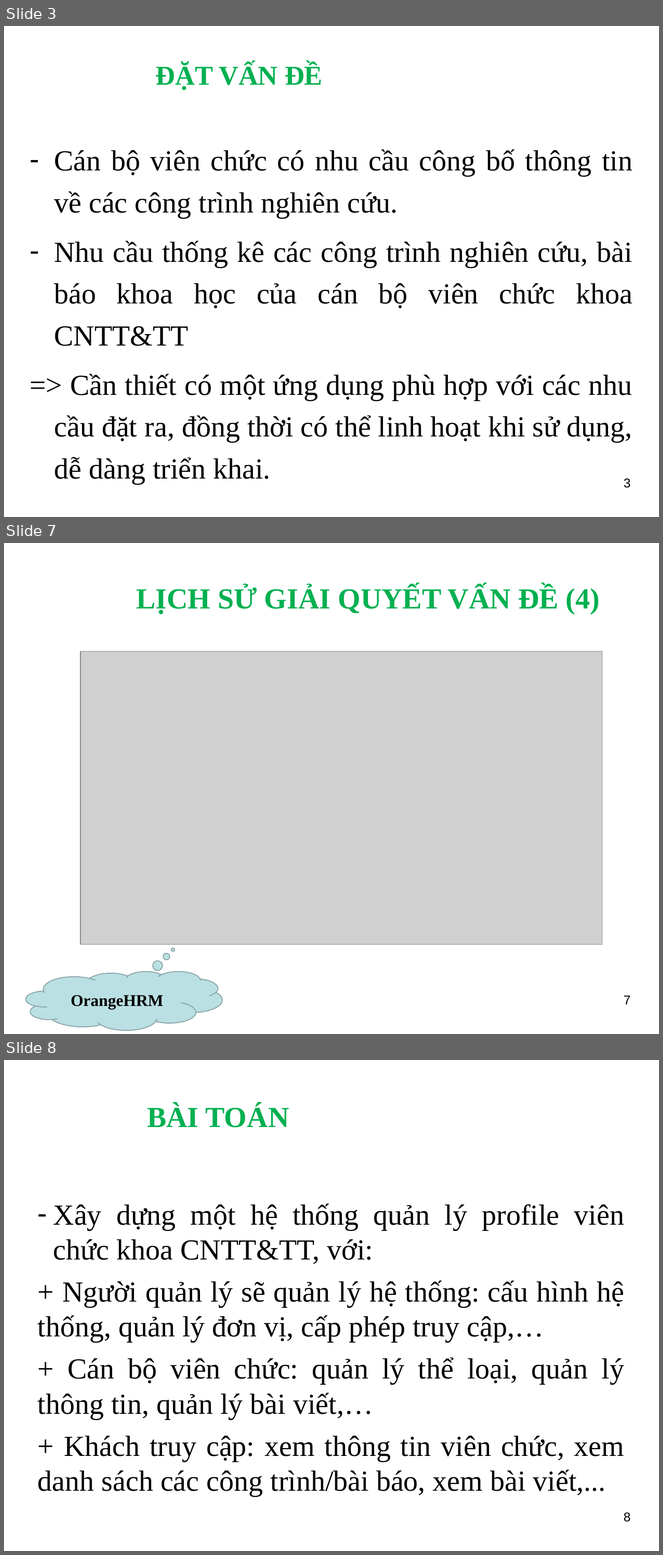
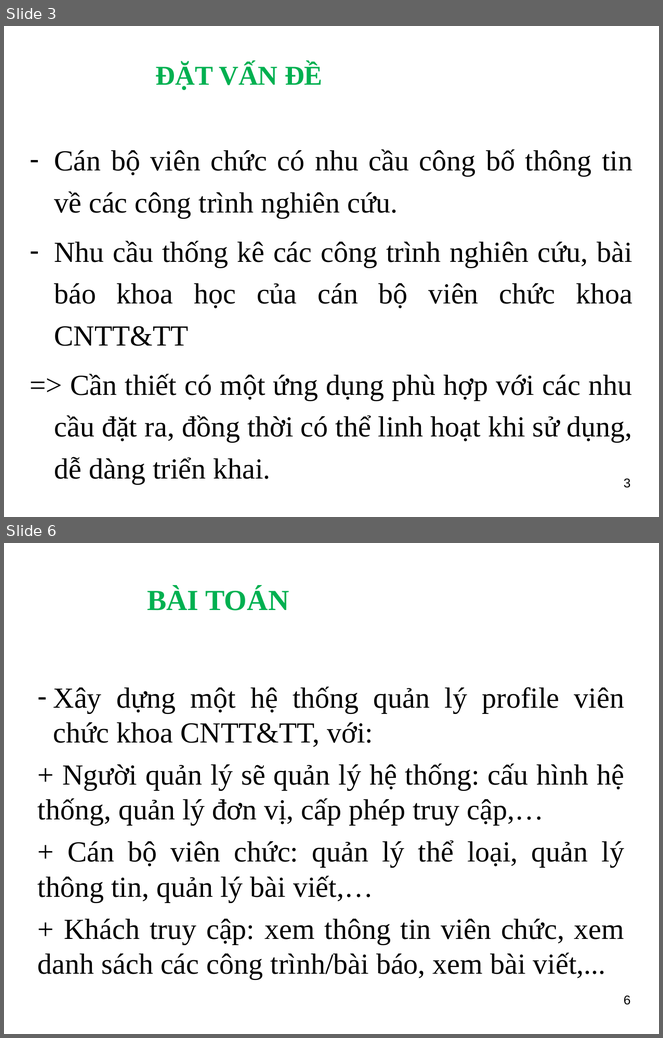
Before and after one commit to ngthuc/graduation-thesis, a slide deck: DOCUMENTS/documentations/Slide_HethongQuanlyProfileVienchucKhoaCNTT-TT_LeNguyenThucB1400731.ppt. Shown one above the other, each under a label of ours: slides 3, 7 and 8 before the commit, slides 3 and 6 after it; the slides between them are not shown. The pictures are 663x1555 and 663x1038 pixels, drawn with LibreOffice and Linux fonts; fonts in the diff are those of the drawing; grey boxes stand for pictures; background and template pictures are left out. Boxes give left, top, right and bottom in pixels: in the first picture for what was removed or moved away, otherwise in the second. Text is boxed around its words. In the diff, an @@ line names an element or a change of style, - is before the commit and + after.

```diff
--- a/DOCUMENTS/documentations/Slide_HethongQuanlyProfileVienchucKhoaCNTT-TT_LeNguyenThucB1400731.ppt
+++ b/DOCUMENTS/documentations/Slide_HethongQuanlyProfileVienchucKhoaCNTT-TT_LeNguyenThucB1400731.ppt
@@ slide 7 removed at (x1=4, y1=543, x2=659, y2=1034), background picture (left out) @@
@@ title removed at (x1=136, y1=586, x2=600, y2=614) @@
-LỊCH SỬ GIẢI QUYẾT VẤN ĐỀ (4)
@@ picture removed at (x1=80, y1=651, x2=603, y2=944) @@
@@ thought cloud removed at (x1=26, y1=971, x2=222, y2=1030) @@
-OrangeHRM
@@ page number removed at (x1=624, y1=996, x2=631, y2=1005) @@
-7
@@ what was slide 8 is now slide 6 @@
@@ page number at (x1=624, y1=996, x2=631, y2=1005): text changed @@
-8
+6
```
Also in this commit, not shown: 2 slides changed, 3 slides added, 5 other slides removed, 3 other files.
